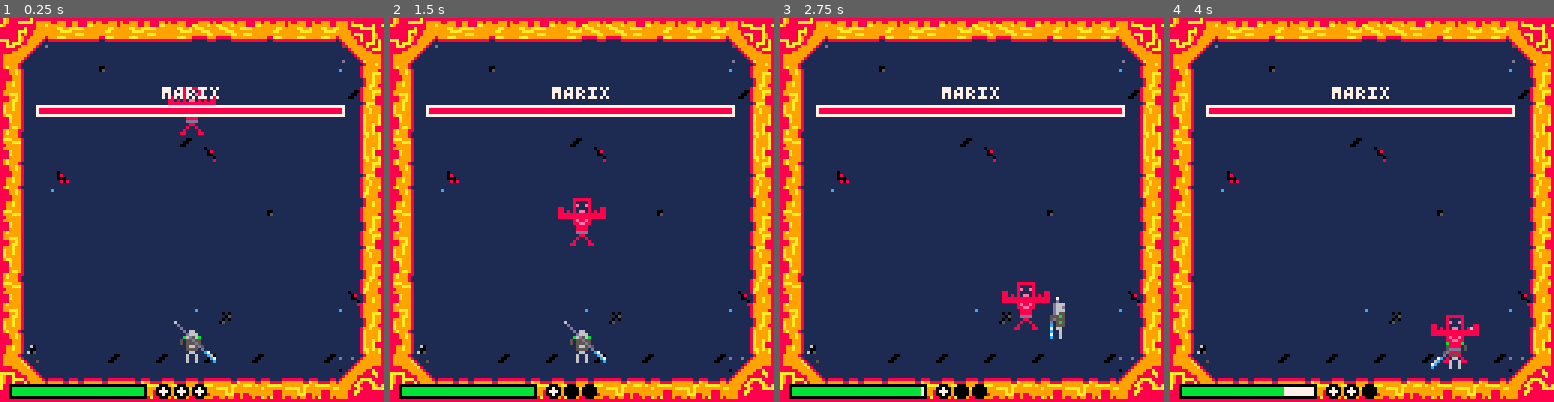
Above: before the commit, frames 1-4 (left to right).
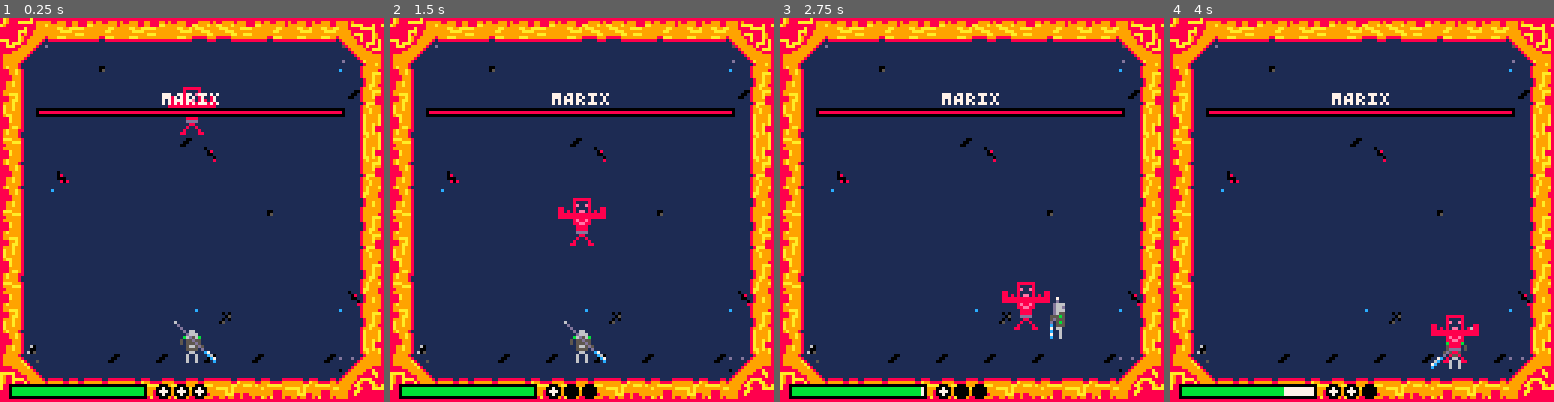
Above: after the commit, the same moments.

Repository: multikorv/pico8-godbusters
Game: PICO-8 cartridge godbusters.p8
The game is run twice, just before and just after one commit, with the same random seed, the same clock (stepped at 60 frames per second) and the same inputs.
Inputs:
- Up to frame 1 (0.25 s): no input
- Up to frame 2 (1.5 s): tap X (X key) at 0.33, 1.07 s; tap O (Z key) at 0.7 s
- Up to frame 3 (2.75 s): hold Right 1.6-2.1 s; tap O (Z key) at 1.7, 2.1, 2.5 s; tap X (X key) at 1.85 s; hold Up 2.15-2.42 s; hold Right from 2.47 s (still down)
- Up to frame 4 (4 s): tap O (Z key) at 2.9, 3.3, 3.7 s; tap X (X key) at 2.97 s; release Right at 3.03 s; hold Left 3.08-3.58 s; hold Down 3.63-3.97 s

The runs differ from the first frame. In frame 1, 2.2% of the frame differs, in the area x 9-90%, y 17-26%; in frame 2, 2.2%; in frame 3, 2.2%; in frame 4, 2.2%.

Commit message:
Update UI for boss

Diff:
--- a/godbusters.p8
+++ b/godbusters.p8
@@ -560,13 +560,13 @@
 function draw_ui()
     -- Boss
     local boss_name = "MARIX"
-    print (boss_name, text_hcenter(boss_name), 22, 7)
+    print (boss_name, text_hcenter(boss_name), 24, 7)
 
     -- Boss health
     local boss_health_left_ratio = boss.health / boss.max_health
 
     local boss_bar_y = 32
-    local boss_bar_thickness = 3
+    local boss_bar_thickness = 2
 
     rectfill(
         12 + game_camera.position.x,
@@ -584,7 +584,7 @@
         12 + game_camera.position.x,
         boss_bar_y + game_camera.position.y,
         114 + game_camera.position.x,
-        boss_bar_y - boss_bar_thickness + game_camera.position.y, 7
+        boss_bar_y - boss_bar_thickness + game_camera.position.y, 0
     )
 
     -- Player
